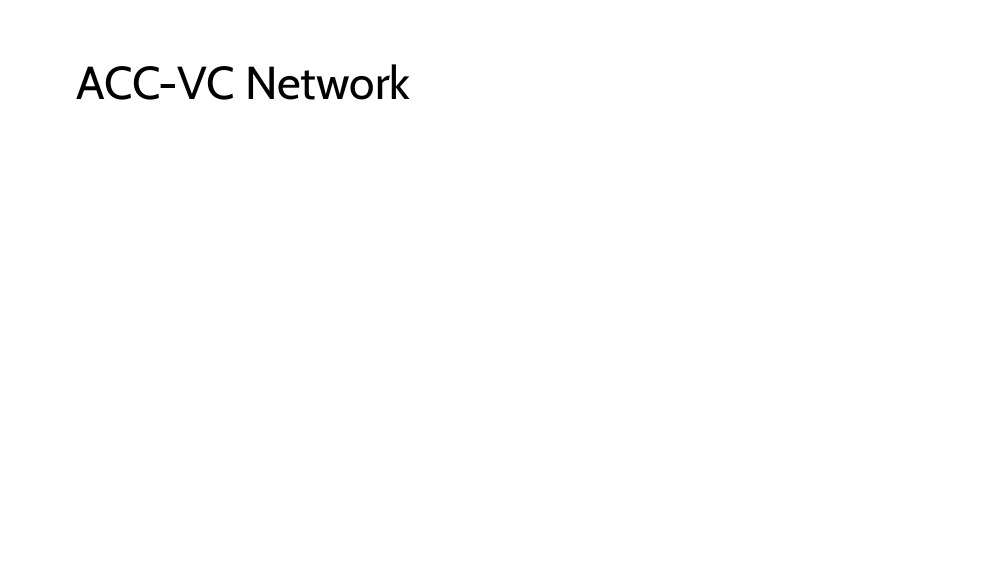
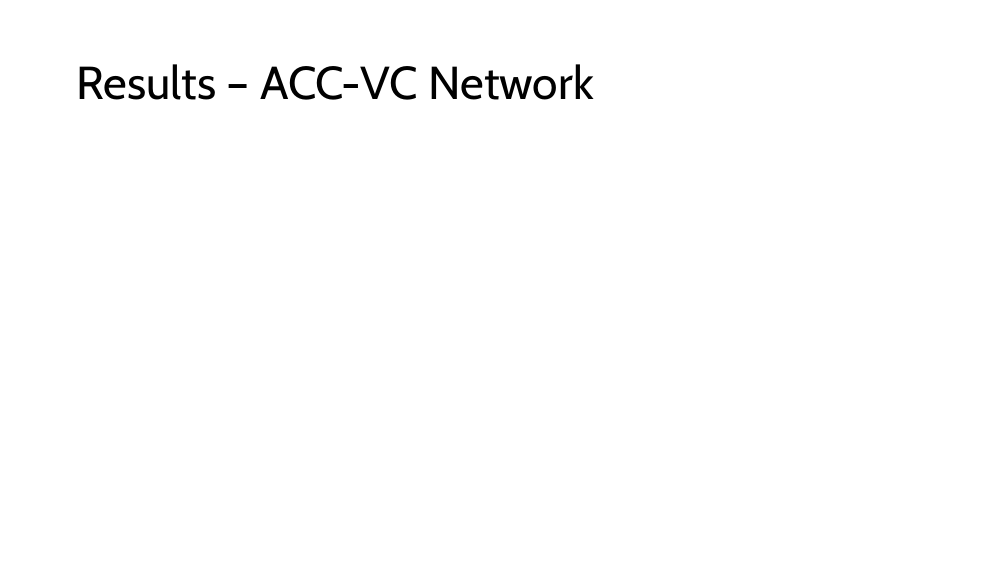
Before and after one commit to joaomelga/innovation-networks-exploration, a slide deck: slide 8 of presentations/0828.pptx (slide 2 before the commit). Drawn at 1008x567 pixels with LibreOffice and Linux fonts; fonts in the diff are those of the drawing. Boxes give left, top, right and bottom in pixels: in the first picture for what was removed or moved away, otherwise in the second. Text is boxed around its words. In the diff, an @@ line names an element or a change of style, - is before the commit and + after.

```diff
--- a/presentations/0828.pptx
+++ b/presentations/0828.pptx
@@ title at (77,64,593,100): text changed @@
-ACC-VC Network
+Results – ACC-VC Network
```
Also in this commit, not shown: 2 other slides changed, 13 slides added, 7 slides removed, 2 other files.
